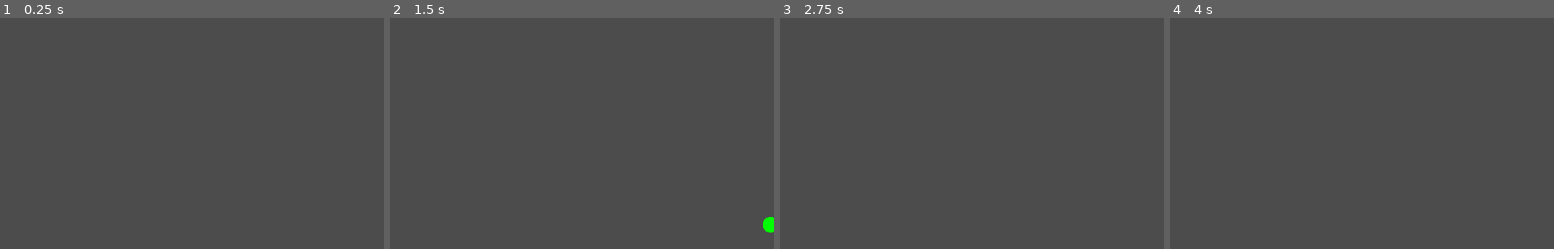
Above: before the commit, frames 1-4 (left to right).
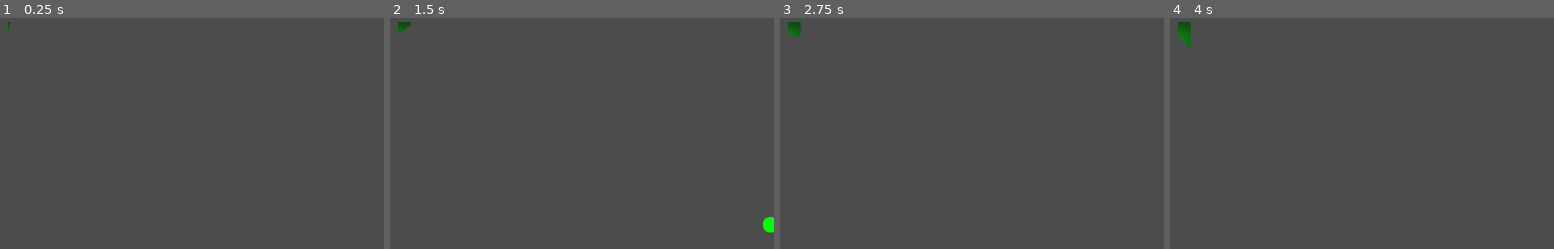
Above: after the commit, the same moments.

Repository: FiBe4000/Gamejam2022
Game: Godot game, scene res://src/TEST-Node2D.tscn
Two runs of this game, one before a commit and one after it. Both use one fixed random seed, a clock stepped at 60 frames per second and the inputs below.
Inputs:
- Up to frame 1 (0.25 s): no input
- Up to frame 2 (1.5 s): tap Enter at 0.5 s; hold D (move_right) 0.53-1.28 s; hold Down (aim_down) 0.53-1.28 s; tap Space (shoot) at 1.25 s; hold S (move_down) from 1.28 s (still down); tap Left (aim_left) at 1.35 s
- Up to frame 3 (2.75 s): release S (move_down) at 2.03 s; hold D (move_right) from 2.03 s (still down); hold Right (aim_right) from 2.03 s (still down)
- Up to frame 4 (4 s): release D (move_right) at 2.78 s; release Right (aim_right) at 2.78 s; hold W (move_up) 2.78-3.53 s; tap Up (aim_up) at 2.85 s; tap Enter at 3.5 s; hold A (move_left) from 3.53 s (still down); hold Space (shoot) from 3.53 s (still down)
The pictures show only the part of the screen within x 1-51%, y 0-50%; the shares and areas given below are measured in that part.

The runs differ from the first frame. In frame 1, less than 0.1% of the frame differs, in the area x 2-3%, y 1-7%; in frame 2, 0.1%; in frame 3, 0.2%; in frame 4, 0.3%, in the area x 2-6%, y 1-13%.

Commit message:
Add a WorldTimer and HUD that visualizes the timer

Diff:
--- a/src/TEST-Node2D.tscn
+++ b/src/TEST-Node2D.tscn
@@ -1,10 +1,23 @@
 [gd_scene load_steps=3 format=2]
 
 [ext_resource path="res://src/entities/Player.gd" type="Script" id=1]
+[ext_resource path="res://src/progressbar.gd" type="Script" id=2]
 
 [sub_resource type="RectangleShape2D" id=1]
 
+[sub_resource type="OpenSimplexNoise" id=3]
+
+[sub_resource type="NoiseTexture" id=2]
+width = 32
+height = 32
+noise = SubResource( 3 )
+noise_offset = Vector2( 0.01, 0 )
+
 [node name="TEST-Node2D" type="Node2D"]
+
+[node name="WorldSwitchTimer" type="Timer" parent="."]
+wait_time = 10.0
+autostart = true
 
 [node name="Player" type="KinematicBody2D" parent="."]
 position = Vector2( 455, 341 )
@@ -20,3 +33,15 @@
 
 [node name="Camera2D" type="Camera2D" parent="Player"]
 current = true
+
+[node name="HUD" type="CanvasLayer" parent="."]
+
+[node name="TimerVisualizer" type="TextureProgress" parent="HUD"]
+margin_left = 11.0
+margin_top = 5.0
+margin_right = 523.0
+margin_bottom = 517.0
+texture_progress = SubResource( 2 )
+tint_progress = Color( 0.101961, 0.643137, 0.129412, 1 )
+radial_initial_angle = 98.6
+script = ExtResource( 2 )
--- /dev/null
+++ b/src/progressbar.gd
@@ -0,0 +1,39 @@
+extends TextureProgress
+
+
+# Declare member variables here. Examples:
+# var a = 2
+# var b = "text"
+var currentTime
+var maxTime
+var synced = false
+
+# Called when the node enters the scene tree for the first time.
+func _ready():
+  self.currentTime = 0.0
+  self.maxTime = 10.0
+  self.value = 0.0
+  self.max_value = 100.0
+  self.min_value = 0.0
+  self.fill_mode = 4
+  self.radial_initial_angle = 0.0
+
+  # Connect to WorldSwitchTimer timeout signal
+  var worldSwitchTimer = get_parent().get_parent().get_node("WorldSwitchTimer")
+  worldSwitchTimer.connect("timeout", self, "on_world_switch_timer_timeout")
+
+
+
+# Called every frame. 'delta' is the elapsed time since the previous frame.
+func _process(delta):
+  # Update the progress bar to be a percantage of the time remaining to the next 10 second mark
+  self.currentTime += delta
+  if self.currentTime >= self.maxTime:
+    self.currentTime = 0.0
+  self.value = (self.currentTime / self.maxTime) * 100.0
+
+func on_world_switch_timer_timeout():
+  # Sync the progress bar to the world switch timer
+  self.currentTime = 0.0
+  self.value = 0.0
+  self.synced = true
